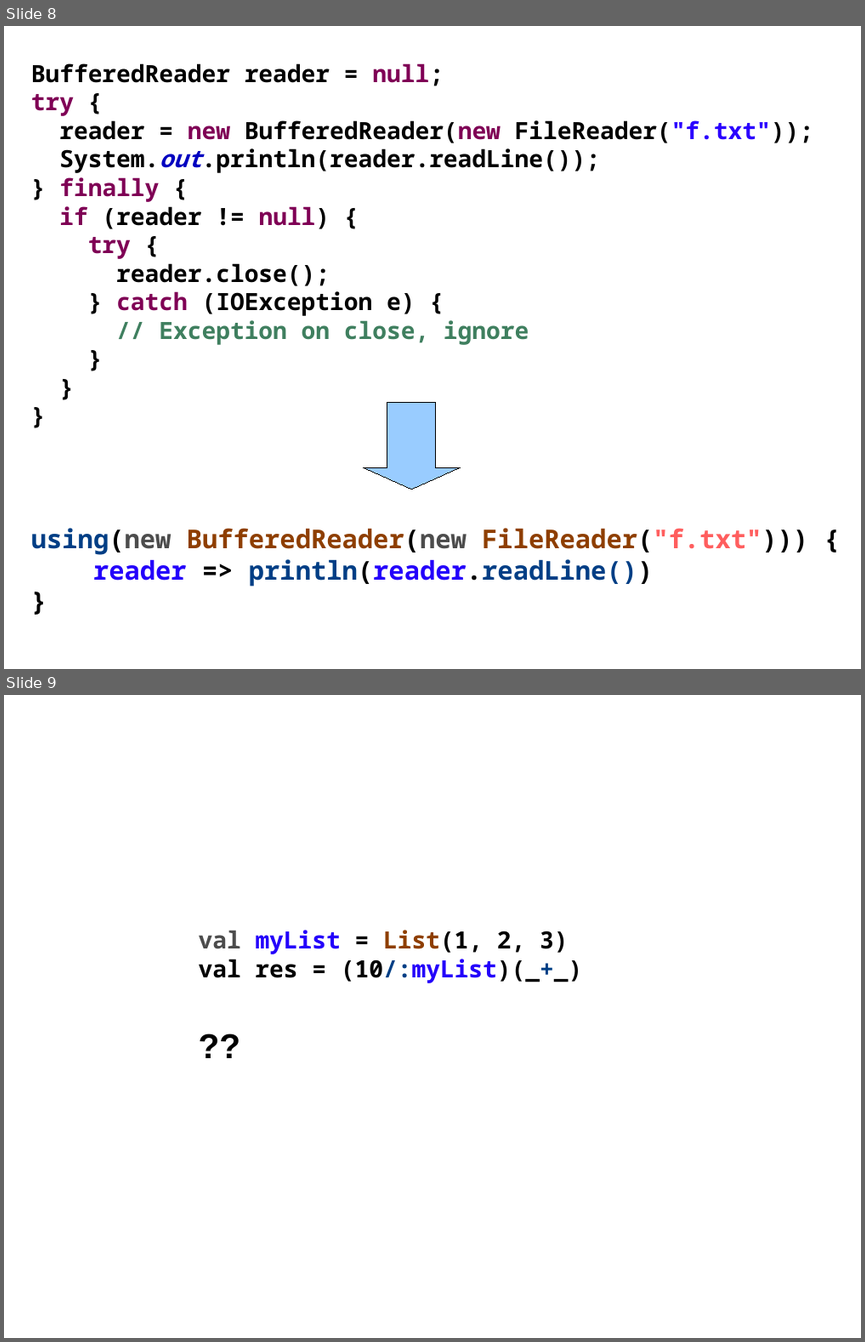
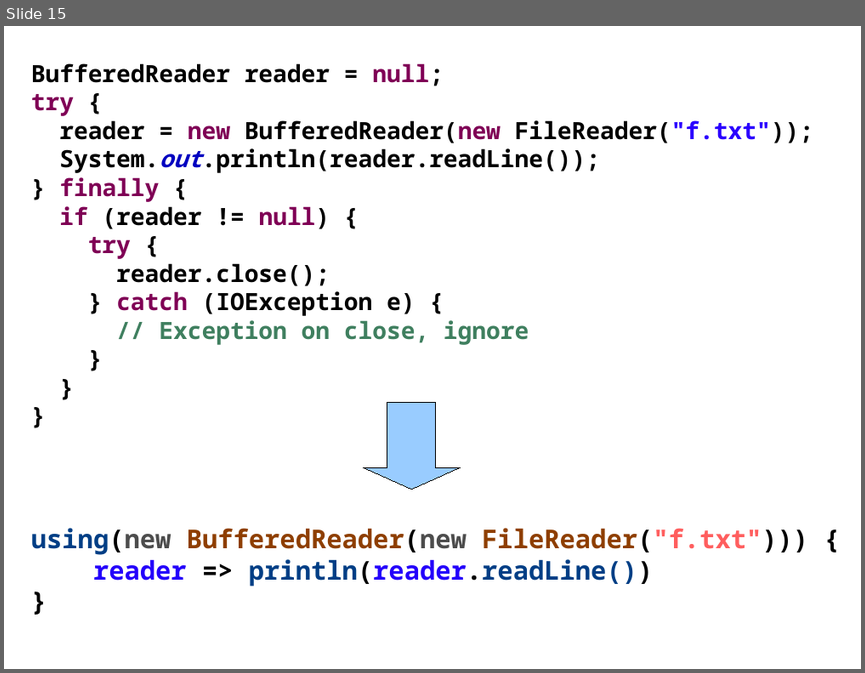
Before and after one commit to kaesler/ScalaTalk, a slide deck: my_slides/1.1-motivation.odp. Shown one above the other, each under a label of ours: slides 8 and 9 before the commit, slide 15 after it. The pictures are 865x1342 and 865x673 pixels, drawn with LibreOffice and Linux fonts; fonts in the diff are those of the drawing; background and template pictures are left out. Boxes give left, top, right and bottom in pixels: in the first picture for what was removed or moved away, otherwise in the second. Text is boxed around its words. In the diff, an @@ line names an element or a change of style, - is before the commit and + after.

```diff
--- a/my_slides/1.1-motivation.odp
+++ b/my_slides/1.1-motivation.odp
@@ slide 9 removed at [4,695,861,1338], background #FFFFFF @@
@@ subtitle removed at [199,930,583,983] @@
-val myList = List(1, 2, 3)
-val res = (10/:myList)(_+_)
-??
@@ what was slide 8 is now slide 15 @@
```
Also in this commit, not shown: 5 slides changed, 6 slides added, 1 other slide removed, 1 other file.
